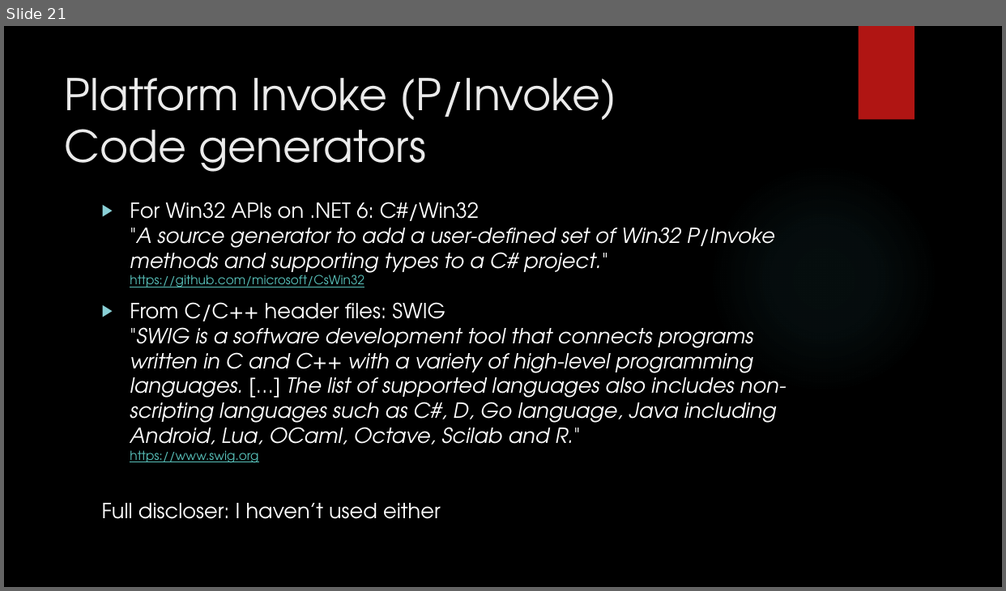
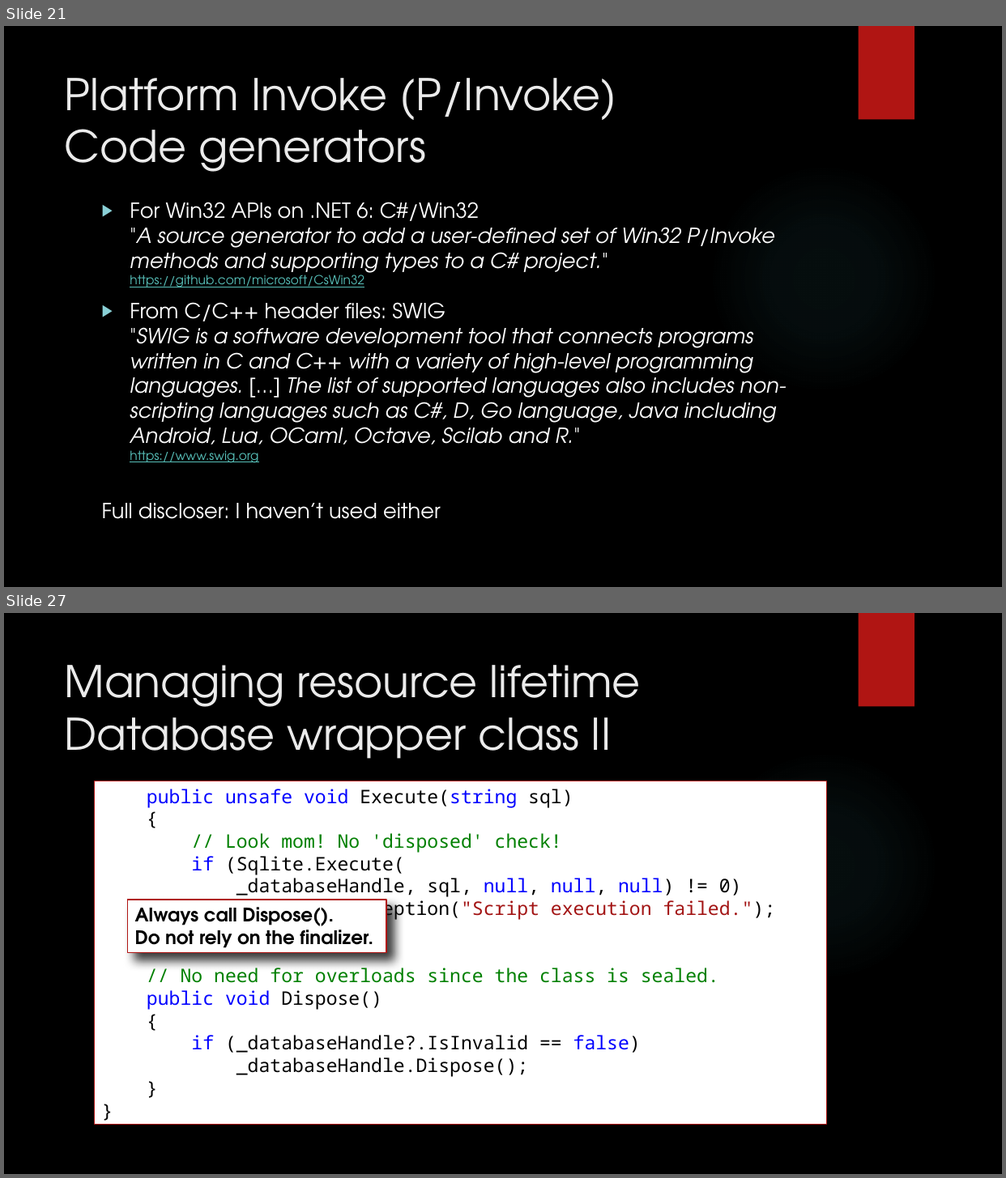
Before and after one commit to dennisdietrich/UnsafeCSharp, a slide deck: doc/Introduction to unsafe C#.pptx. Shown one above the other, each under a label of ours: slide 21 before the commit, slides 21 and 27 after it; the slides between them are not shown. The pictures are 1006x591 and 1006x1178 pixels, drawn with LibreOffice and Linux fonts; fonts in the diff are those of the drawing; background and template pictures are left out. Boxes give left, top, right and bottom in pixels: in the first picture for what was removed or moved away, otherwise in the second. Text is boxed around its words. In the diff, an @@ line names an element or a change of style, - is before the commit and + after.

Commit message:
Final check in of rev. 1 (I think)

```diff
--- a/doc/Introduction to unsafe C#.pptx
+++ b/doc/Introduction to unsafe C#.pptx
@@ slide 27 added at [4,613,1002,1174], background picture (left out); not listed: 2 template elements that a slide beside it also shows @@
@@ title added at [65,665,641,759], 42 pt, text #EBEBEB @@
+Managing resource lifetime
+Database wrapper class II
@@ rectangle added at [95,781,827,1125], fill #FFFFFF, outline #B01513 1.25 pt, 18 pt, text #000000 @@
+public unsafe void Execute(string sql)
+{
+// Look mom! No 'disposed' check!
+if (Sqlite.Execute(
+_databaseHandle, sql, null, null, null) != 0)
+throw new Exception("Script execution failed.");
+}
+// No need for overloads since the class is sealed.
+public void Dispose()
+{
+if (_databaseHandle?.IsInvalid == false)
+_databaseHandle.Dispose();
+}
+}
@@ rectangle added at [127,900,386,953], fill #FFFFFF, outline #B01513 1.25 pt, 18 pt, text #000000, bold @@
+Always call Dispose().
+Do not rely on the finalizer.
```
Also in this commit, not shown: 2 slides changed, 8 other slides added, 2 other files.
